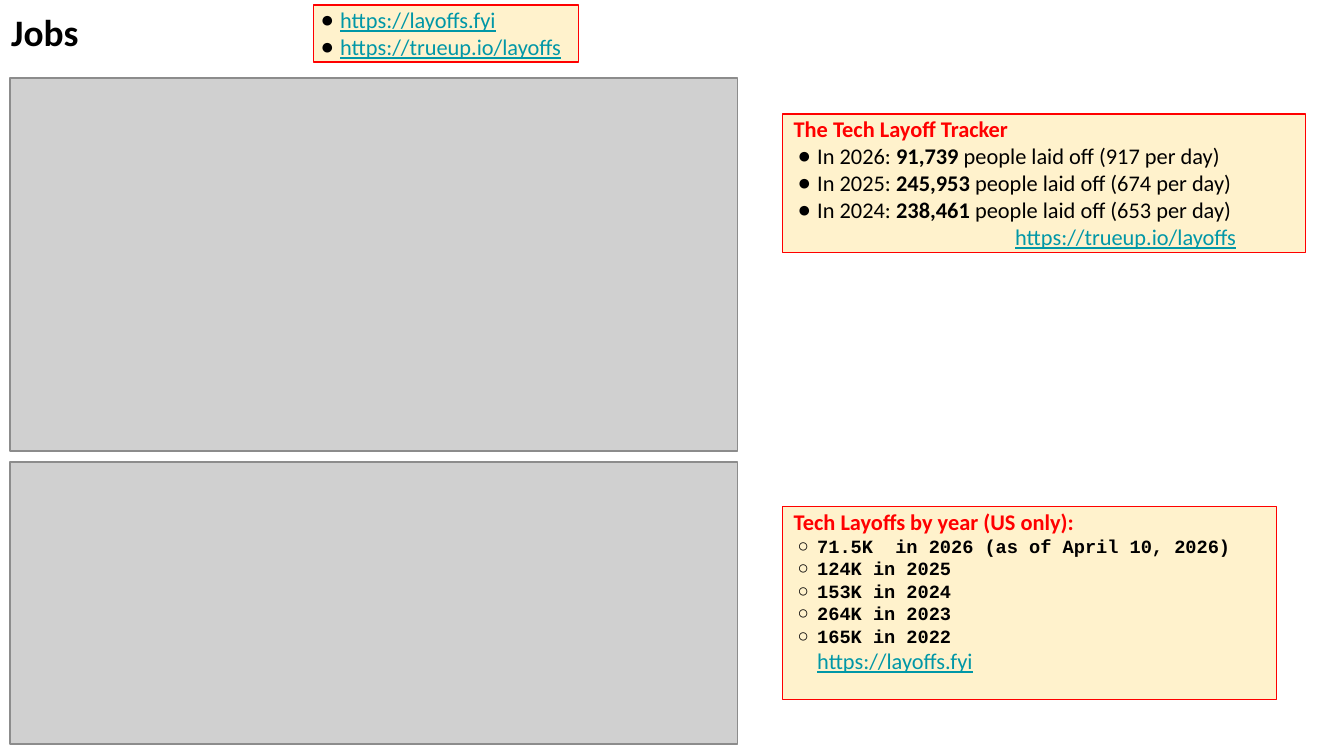
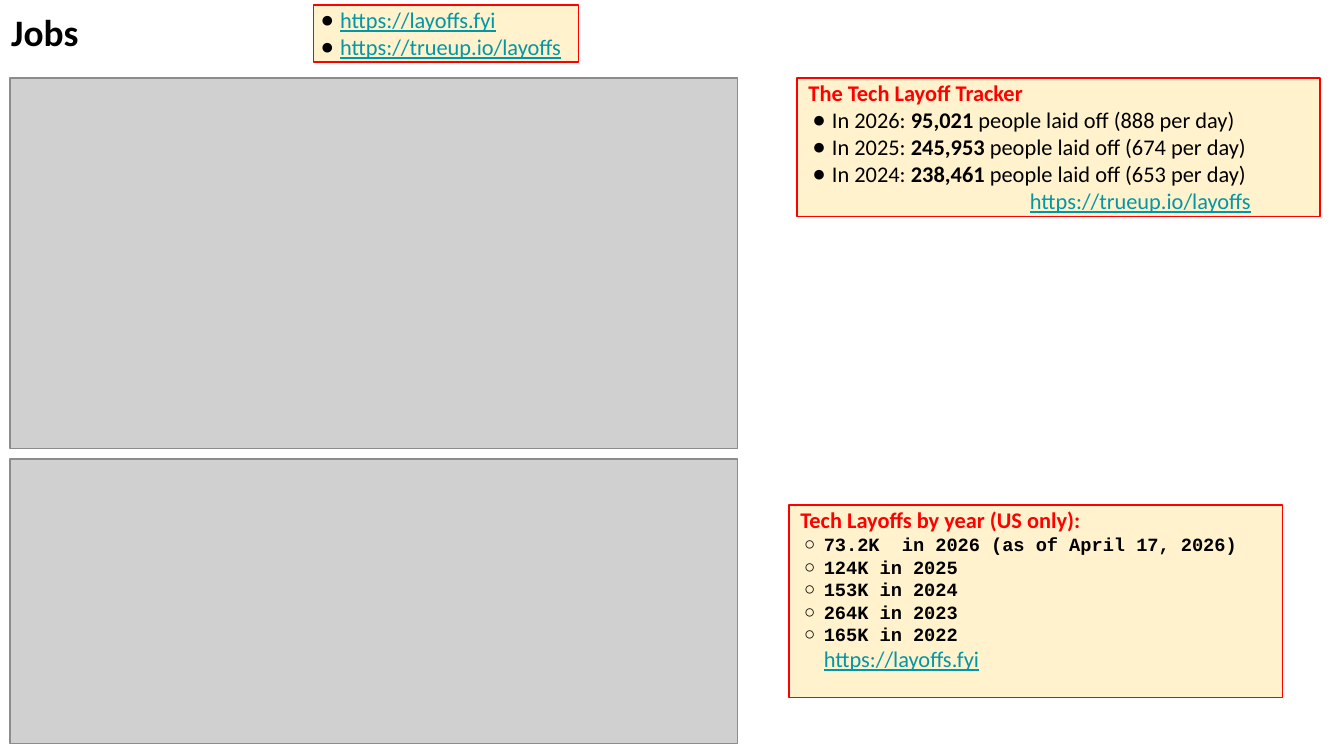
Before and after one commit to lselector/seminar, a slide deck: slide 25 of 2026/2026-04-17-AI-Updates.pptx (slide 24 before the commit). Drawn at 1344x756 pixels with LibreOffice and Linux fonts; fonts in the diff are those of the drawing; grey boxes stand for pictures. Boxes give left, top, right and bottom in pixels: in the first picture for what was removed or moved away, otherwise in the second. Text is boxed around its words. In the diff, an @@ line names an element or a change of style, - is before the commit and + after.

```diff
--- a/2026/2026-04-17-AI-Updates.pptx
+++ b/2026/2026-04-17-AI-Updates.pptx
@@ rectangle "The Tech Layoff Tracker" moved from (x1=782, y1=114, x2=1305, y2=253) to (x1=797, y1=78, x2=1320, y2=216) @@
@@ text in rectangle at (x1=832, y1=112, x2=1234, y2=132): text changed @@
-● In 2026: 91,739 people laid off (917 per day)
+● In 2026: 95,021 people laid off (888 per day)
@@ rectangle "Tech Layoffs by year (US ..." moved from (x1=782, y1=507, x2=1277, y2=699) to (x1=789, y1=505, x2=1284, y2=698) @@
@@ text in rectangle at (x1=824, y1=538, x2=1237, y2=555): text changed @@
-  ○ 71.5K in 2026 (as of April 10, 2026)
+  ○ 73.2K in 2026 (as of April 17, 2026)
```
Also in this commit, not shown: 3 other slides changed, 1 slide added, 1 slide removed.
